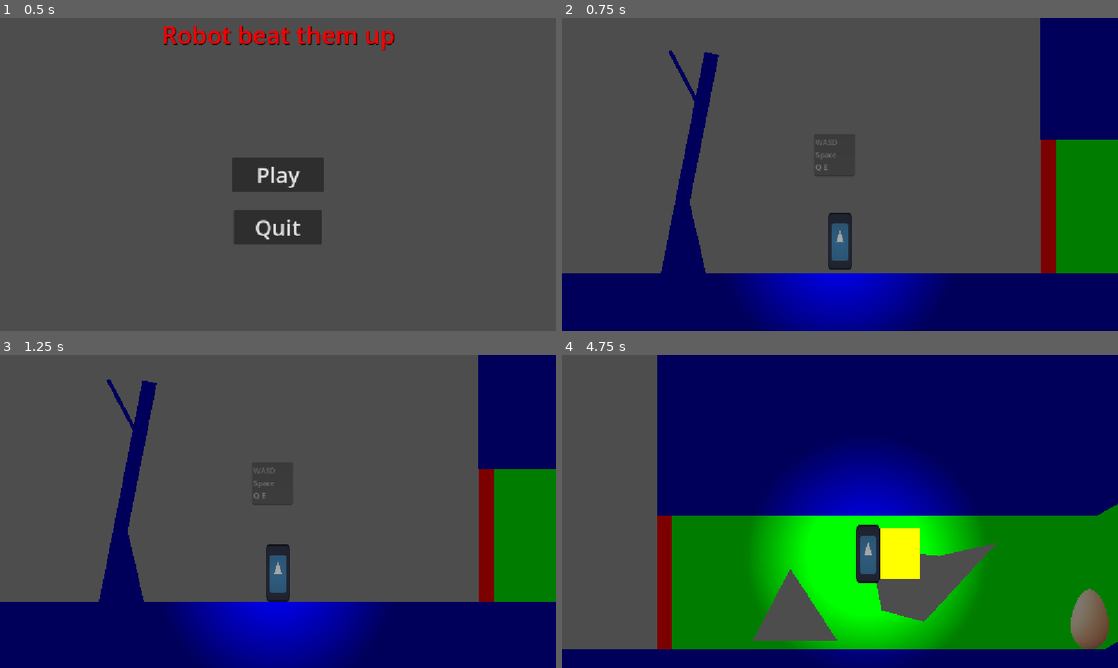
Above: before the commit, frames 1-4 (two rows, left to right).
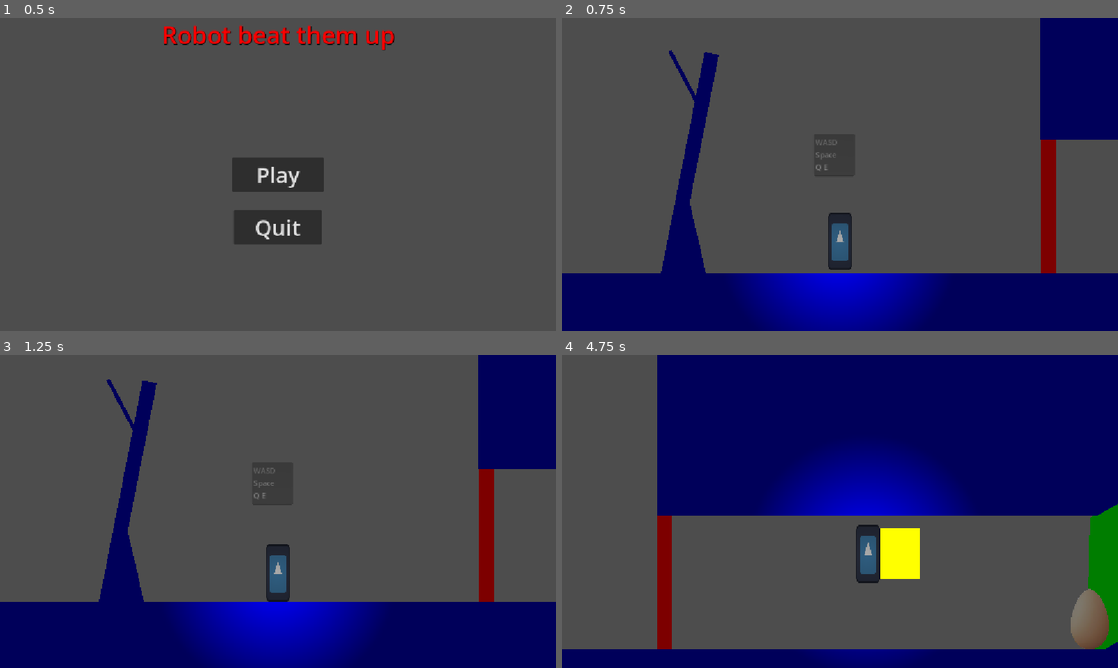
Above: after the commit, the same moments.

Repository: Triopking/Beat-Them-Up
Game: Godot game, scene res://Scenes/menu.tscn
The game is run twice, just before and just after one commit, with the same random seed, the same clock (stepped at 60 frames per second) and the same inputs. The engine's default icon, where the game draws it, is replaced by a stand-in: a white triangle on a blue panel in a dark square.
Inputs:
- Up to frame 1 (0.5 s): no input
- Up to frame 2 (0.75 s): click "Play" at 0.5 s
- Up to frame 3 (1.25 s): no input
- Up to frame 4 (4.75 s): hold Q (AttackL) 1.28-2.03 s; hold D (Right) 1.28-2.78 s; tap Space (Jump) at 1.52, 2.27, 3.77, 4.52 s; tap E (AttackR) at 2.1 s; hold Left (Left) 2.78-3.53 s; hold Shift (Sprint) 2.78-3.53 s; hold D (Right) from 3.53 s (still down); tap Q (AttackL) at 3.6 s; hold E (AttackR) from 4.28 s (still down)

Frame 1 is identical in both runs. In frame 2, 4.7% of the frame differs, in the area x 88-100%, y 38-82%; in frame 3, 4.7%; in frame 4, 25%, in the area x 19-96%, y 51-94%.

Commit message:
collision

Diff:
--- a/mechanic-gaunlet/Scenes/basic_collision.tscn
+++ b/mechanic-gaunlet/Scenes/basic_collision.tscn
@@ -1,6 +1,10 @@
 [gd_scene format=3 uid="uid://ciw0vyg0d7ug3"]
 
-[node name="StaticBody2D" type="Node2D" unique_id=548231831]
+[sub_resource type="RectangleShape2D" id="RectangleShape2D_myf5j"]
 
-[node name="CollisionPolygon2D" type="CollisionPolygon2D" parent="." unique_id=1506537471]
-polygon = PackedVector2Array(0, 0, 9, 0, 9, 9, 0, 9)
+[node name="StaticBody2D" type="Area2D" unique_id=1452010384]
+collision_layer = 2
+collision_mask = 2
+
+[node name="CollisionPolygon2D" type="CollisionShape2D" parent="." unique_id=1835501142]
+shape = SubResource("RectangleShape2D_myf5j")
--- a/mechanic-gaunlet/Scenes/first_level.tscn
+++ b/mechanic-gaunlet/Scenes/first_level.tscn
@@ -2,10 +2,11 @@
 
 [ext_resource type="PackedScene" uid="uid://b1bwcij1d00lh" path="res://Scenes/basic_shape.tscn" id="1_fu4at"]
 [ext_resource type="PackedScene" uid="uid://c5lu3brcca44q" path="res://Scenes/player.tscn" id="2_aqlmp"]
-[ext_resource type="PackedScene" uid="uid://tovmxqxaodh0" path="res://Scenes/1d_shape.tscn" id="3_3qicx"]
-[ext_resource type="PackedScene" uid="uid://bct57s8qb4gy8" path="res://Scenes/background_shape.tscn" id="4_kin1b"]
+[ext_resource type="PackedScene" uid="uid://dxh8id0537vft" path="res://Scenes/1d_shape.tscn" id="3_3qicx"]
+[ext_resource type="PackedScene" uid="uid://b8o7wkpeujrfh" path="res://Scenes/background_shape.tscn" id="4_kin1b"]
 [ext_resource type="PackedScene" uid="uid://dy7omfv14myq6" path="res://Scenes/basic_polygon.tscn" id="5_kin1b"]
 [ext_resource type="PackedScene" uid="uid://b3uvs3f3bdbsi" path="res://Scenes/Enemy.tscn" id="6_8tugf"]
+[ext_resource type="PackedScene" uid="uid://ciw0vyg0d7ug3" path="res://Scenes/basic_collision.tscn" id="7_m3o2c"]
 
 [sub_resource type="WorldBoundaryShape2D" id="WorldBoundaryShape2D_ccbq8"]
 
@@ -59,6 +60,11 @@
 rotation = 1.5707964
 scale = Vector2(4.592224, 0.4967146)
 
+[node name="1D_Shape4" parent="World" unique_id=818316485 instance=ExtResource("3_3qicx")]
+position = Vector2(5483.0005, 287.35004)
+rotation = 1.5707964
+scale = Vector2(7.2488494, 0.4967146)
+
 [node name="1D_Shape3" parent="World" unique_id=468459441 instance=ExtResource("3_3qicx")]
 position = Vector2(2202, 353.99997)
 rotation = 1.5707964
@@ -93,6 +99,7 @@
 scale = Vector2(0.53125, 1.015625)
 
 [node name="Background_Shape" parent="." unique_id=523277365 instance=ExtResource("4_kin1b")]
+visible = false
 position = Vector2(1000, 359)
 scale = Vector2(11.225353, 4.188405)
 polygon = PackedVector2Array(0, 0, 82.759094, -0.7162628, 82.848175, 70.19378, 57.013794, 72.82009, 49.53073, 55.391014 …(228 unchanged characters)…
@@ -160,3 +167,15 @@
 [node name="Basic Shape8" parent="." unique_id=1132007953 instance=ExtResource("1_fu4at")]
 position = Vector2(5908.5, 416)
 scale = Vector2(3.0781267, 1)
+
+[node name="StaticBody2D" parent="." unique_id=1452010384 instance=ExtResource("7_m3o2c")]
+position = Vector2(994, 501)
+scale = Vector2(1.5715016, 14.883729)
+
+[node name="StaticBody2D2" parent="." unique_id=1125089378 instance=ExtResource("7_m3o2c")]
+position = Vector2(2202, 333)
+scale = Vector2(1.487395, 22.29854)
+
+[node name="StaticBody2D3" parent="." unique_id=14124535 instance=ExtResource("7_m3o2c")]
+position = Vector2(5484.0005, 299)
+scale = Vector2(1.487395, 22.29854)
